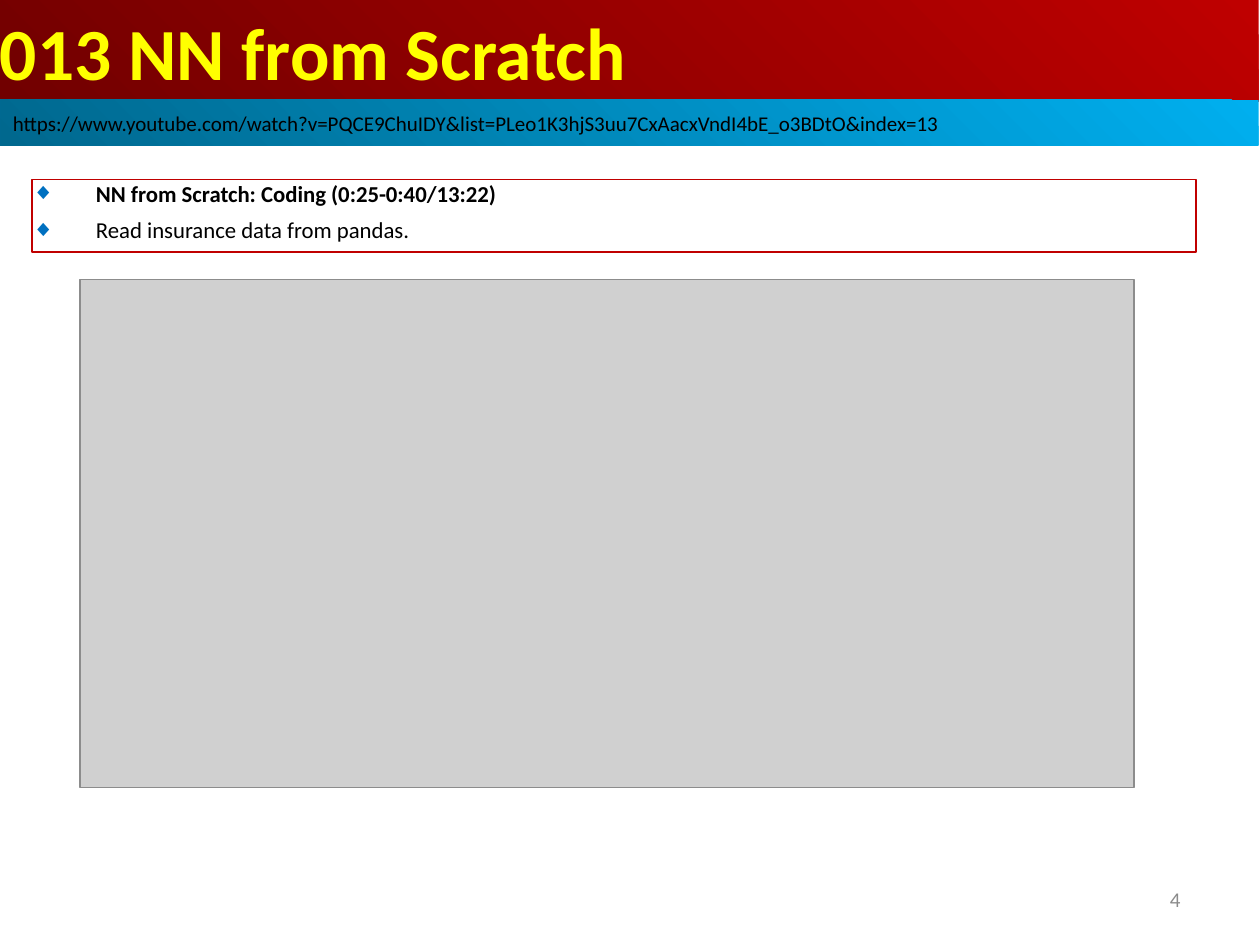
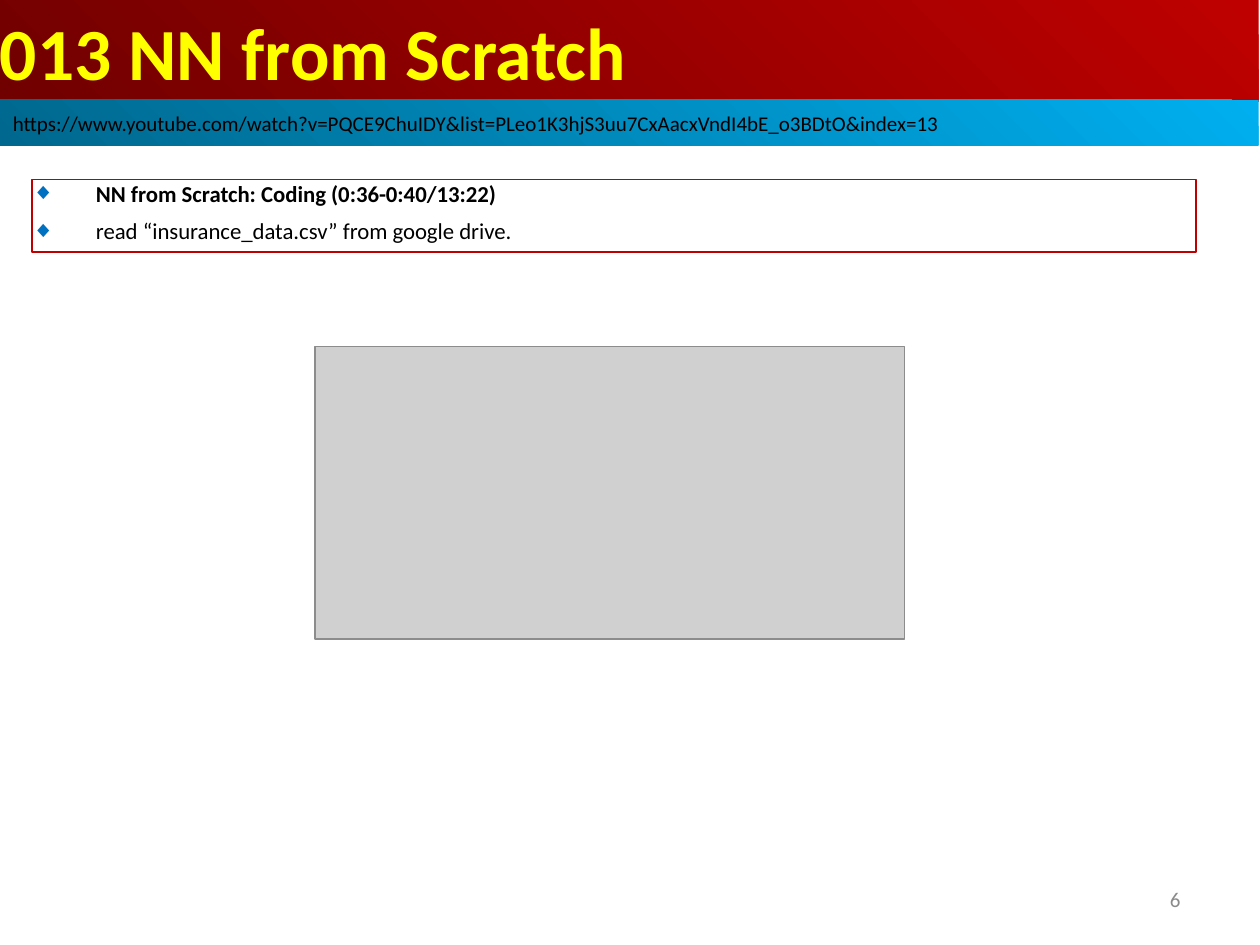
Before and after one commit to peterhchen/AIU_CS512_DL, a slide deck: slide 6 of 000_Lecture_Project/week04/01_Lecture/13_NN_Scratch.ppt (slide 4 before the commit). Drawn at 1260x945 pixels with LibreOffice and Linux fonts; fonts in the diff are those of the drawing; grey boxes stand for pictures. Boxes give left, top, right and bottom in pixels: in the first picture for what was removed or moved away, otherwise in the second. Text is boxed around its words. In the diff, an @@ line names an element or a change of style, - is before the commit and + after.

```diff
--- a/000_Lecture_Project/week04/01_Lecture/13_NN_Scratch.ppt
+++ b/000_Lecture_Project/week04/01_Lecture/13_NN_Scratch.ppt
@@ text in rectangle at box(96, 185, 511, 243): text changed; bold off @@
-◆ NN from Scratch: Coding (0:25-0:40/13:22)
-◆ Read insurance data from pandas.
+◆ NN from Scratch: Coding (0:36-0:40/13:22)
+◆ read “insurance_data.csv” from google drive.
@@ picture: place and size @@
-picture at box(81, 280, 1134, 788)
+picture at box(315, 346, 905, 639)
@@ page number at box(1170, 893, 1181, 907): text changed @@
-4
+6
```
Also in this commit, not shown: 1 other slide changed, 2 slides added.
